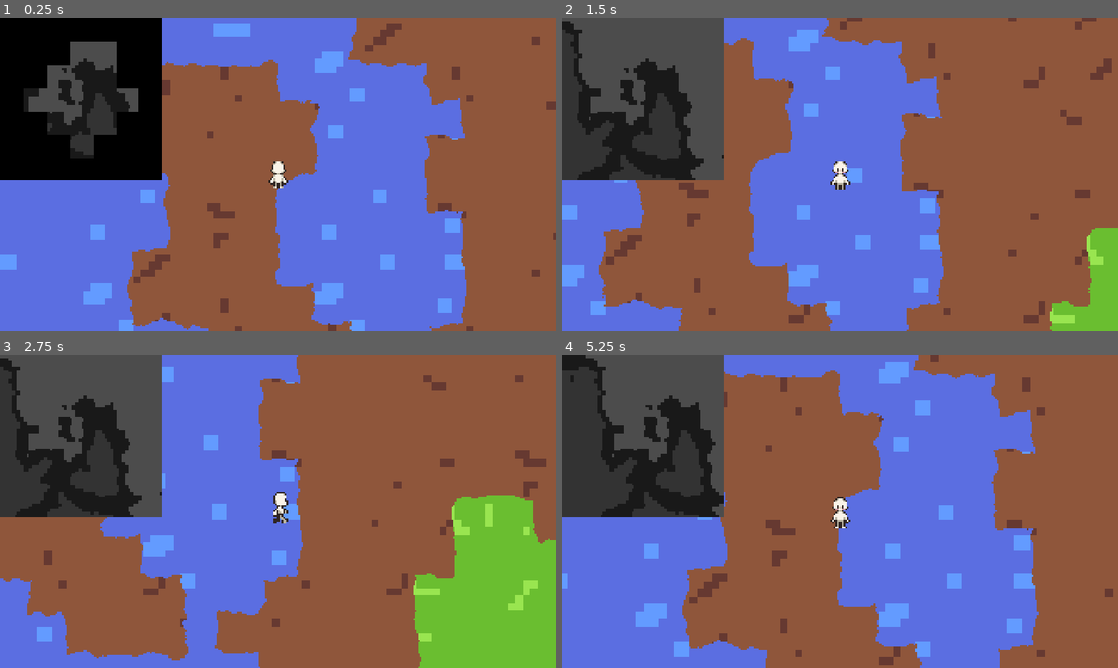
Above: before the commit, frames 1-4 (two rows, left to right).
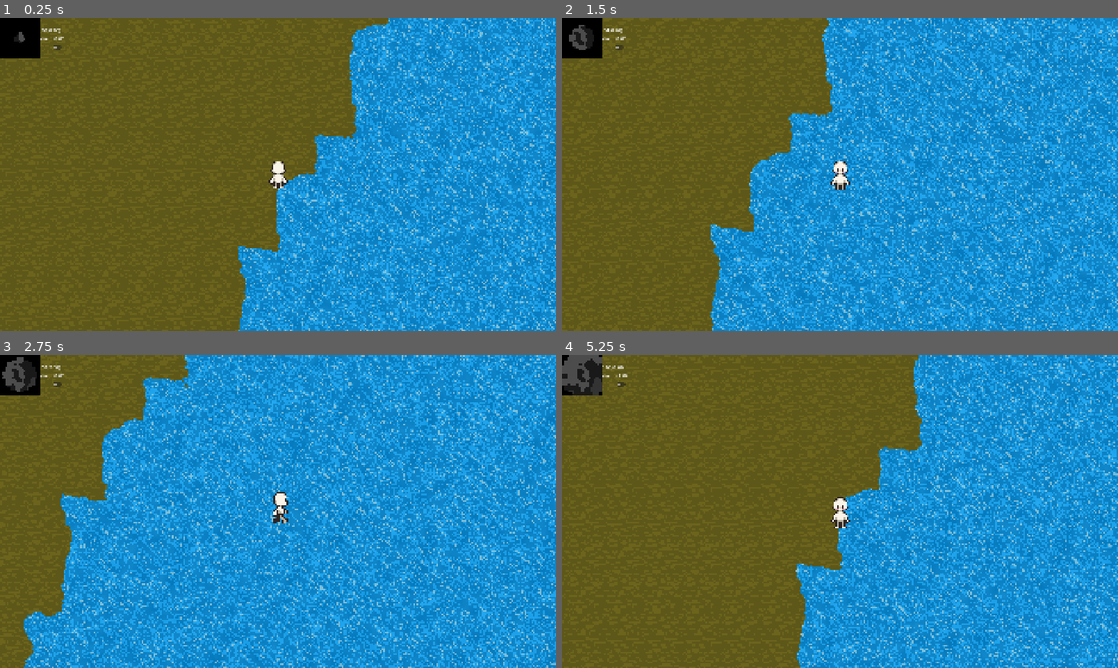
Above: after the commit, the same moments.

Repository: zzxn/rim-lab
Game: Godot game, scene res://scenes/main.tscn
Same seed, same stepped clock (60 frames per second), same inputs: the game is played once before the commit and once after it.
Inputs (mouse positions are in pixels of both pictures, inside the frame that each line leads up to):
- Up to frame 1 (0.25 s): no input
- Up to frame 2 (1.5 s): move the mouse to (962, 158) at 0.52 s; hold D (move_right) 0.53-1.28 s; hold Mouse wheel up (zoom_in) 0.53-1.28 s; move the mouse to (728, 190) at 1.27 s; hold S (move_down) from 1.28 s (still down); tap Mouse wheel down (zoom_out) at 1.35 s
- Up to frame 3 (2.75 s): move the mouse to (333, 442) at 2.02 s; release S (move_down) at 2.03 s; hold D (move_right) from 2.03 s (still down); hold Mouse wheel up (zoom_in) from 2.03 s (still down)
- Up to frame 4 (5.25 s): move the mouse to (812, 574) at 2.77 s; release D (move_right) at 2.78 s; release Mouse wheel up (zoom_in) at 2.78 s; hold W (move_up) 2.78-3.53 s; tap Mouse wheel down (zoom_out) at 2.85, 4.35 s; move the mouse to (1006, 558) at 3.52 s; hold Mouse wheel up (zoom_in) 3.53-4.28 s; hold A (move_left) 3.53-5.03 s; move the mouse to (673, 464) at 4.27 s; move the mouse to (867, 511) at 5.02 s; hold S (move_down) from 5.03 s (still down); hold Mouse wheel up (zoom_in) from 5.03 s (still down)

The runs differ from the first frame. In frame 1, 99% of the frame differs, in the area x 0-100%, y 0-100%; in frame 2, 100%; in frame 3, 100%; in frame 4, 100%.

Commit message:
feat: water wave and better noise freq

Diff:
--- a/scenes/main.tscn
+++ b/scenes/main.tscn
@@ -8,6 +8,7 @@
 
 [sub_resource type="FastNoiseLite" id="FastNoiseLite_o5qli"]
 seed = 1462195830
+frequency = 0.002
 
 [node name="GameController" type="Node" node_paths=PackedStringArray("player")]
 script = ExtResource("1_o5qli")
@@ -40,7 +41,6 @@
 text = "Hint Block"
 
 [node name="VisibleTerrianSprite" type="Sprite2D" parent="HUD/DebugInfo"]
-scale = Vector2(10, 10)
 centered = false
 
 [node name="TerrainTileMapLayer" type="TileMapLayer" parent="."]
--- a/scripts/game_controller.gd
+++ b/scripts/game_controller.gd
@@ -20,9 +20,9 @@
 var curr_block_dict: Dictionary = {}
 var generate_task_dict: Dictionary = {} # key: block_pos, value: task_id
 
-const LOAD_DISTANCE = 6
+const LOAD_DISTANCE = 10
 
-const ACTIVE_DISTANCE = min(LOAD_DISTANCE, 3)
+const ACTIVE_DISTANCE = min(LOAD_DISTANCE, 8)
 var active_world_start: Vector2
 var active_world_end: Vector2
 
@@ -49,14 +49,14 @@
 
 	var texture_2d_array := Texture2DArray.new()
 	texture_2d_array.create_from_images([
-		Image.load_from_file("res://sprites/dirt.png"),
-		Image.load_from_file("res://sprites/dirt.png"),
-		Image.load_from_file("res://sprites/grass.png"),
-		Image.load_from_file("res://sprites/water.png"),
+		Image.load_from_file("res://sprites/outdoor.png").get_region(Rect2i(Vector2i(1, 19) * 32, Vector2i(32, 32))),
+		Image.load_from_file("res://sprites/outdoor.png").get_region(Rect2i(Vector2i(6, 3) * 32, Vector2i(32, 32))),
+		Image.load_from_file("res://sprites/outdoor.png").get_region(Rect2i(Vector2i(0, 0) * 32, Vector2i(32, 32))),
+		Image.load_from_file("res://sprites/outdoor.png").get_region(Rect2i(Vector2i(6, 16) * 32, Vector2i(32, 32))),
 	])
+	terrain_tile_map_layer.tile_set
 	var mat := terrain_tile_map_layer.material as ShaderMaterial
 	mat.set_shader_parameter("terrain_textures", texture_2d_array)
-
 
 
 func _physics_process(delta: float) -> void:
--- a/shaders/tile.gdshader
+++ b/shaders/tile.gdshader
@@ -20,14 +20,7 @@
 }
 
 void fragment() {
-	vec2 sample_pos = world_position * 0.01 + vec2(-TIME, -TIME) * 0.1;
-	vec4 noise_overlay = texture(noise, sample_pos);
-	COLOR.rgb += 0.1 * noise_overlay.rgb;
-	vec2 uv = UV;
-
 	if (world_position.x >= active_world_start.x && world_position.x < active_world_end.x && world_position.y >= active_world_start.y && world_position.y < active_world_end.y) {
-		// vec2 distort_coords = terrain_texture_coords + 0.02 * random(round(world_position));
-
 		int bend_type = 3;
 		vec2 distort = vec2(0.0);
 		switch (bend_type) {
@@ -43,8 +36,23 @@
 		}
 
 		float terrain_type = texture(terrain_type_data, terrain_texture_coords + distort * 32.0 / (active_world_end - active_world_start)).r * 10.0;
-		COLOR = texture(terrain_textures, vec3(fract(world_position * 0.005), terrain_type));
-		// COLOR
-		// COLOR.rgb = texture(terrain_type_data, terrain_texture_coords).rgb;
+		vec4 distort_color = texture(terrain_textures, vec3(fract(world_position / 32.0), terrain_type));
+
+		COLOR = distort_color;
+
+		// water distort
+		if (abs(terrain_type - 3.0) < 0.1) {
+			float terrain_type = texture(terrain_type_data, terrain_texture_coords + distort * 32.0 * ((sin(TIME * 0.5) + 0.5)) / (active_world_end - active_world_start)).r * 10.0;
+			vec2 terrain_sample_coords = world_position + (texture(noise, world_position * 0.005 + sin(vec2(1.0, 2.0)) * fract(TIME * 0.01)).rg * 10.0 - 0.5) * 10.0;
+			COLOR = texture(terrain_textures, vec3(fract(terrain_sample_coords / 32.0), terrain_type));
+
+			if (abs(terrain_type - 3.0) < 0.1) {
+				vec2 sample_pos = world_position * 0.01 + vec2(-TIME, -TIME) * 0.1;
+				vec4 noise_overlay = texture(noise, sample_pos);
+				COLOR.rgb += 0.1 * noise_overlay.rgb;
+			}
+		}
+
+		COLOR.g *= 1.1;
 	}
 }
